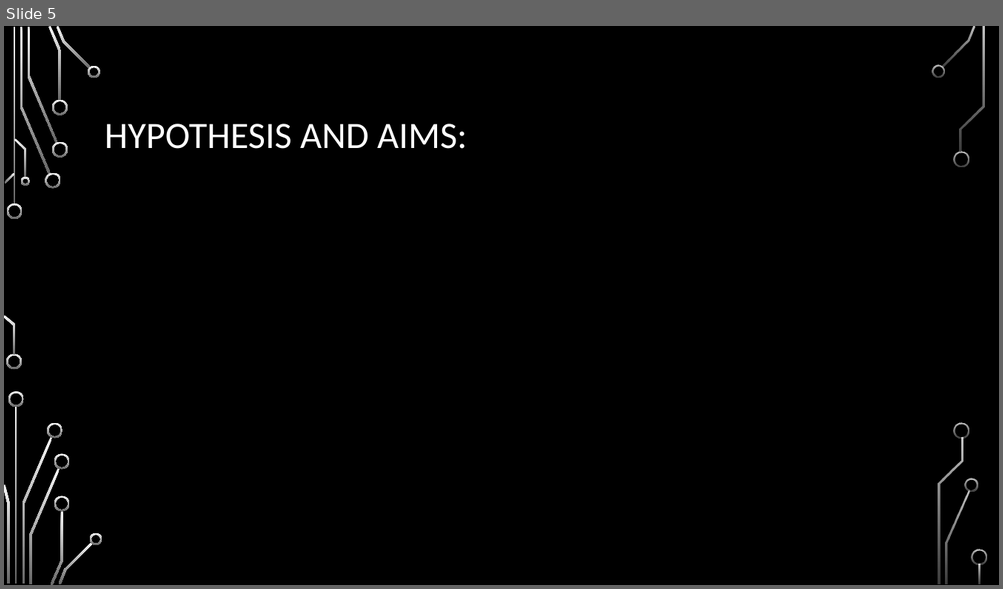
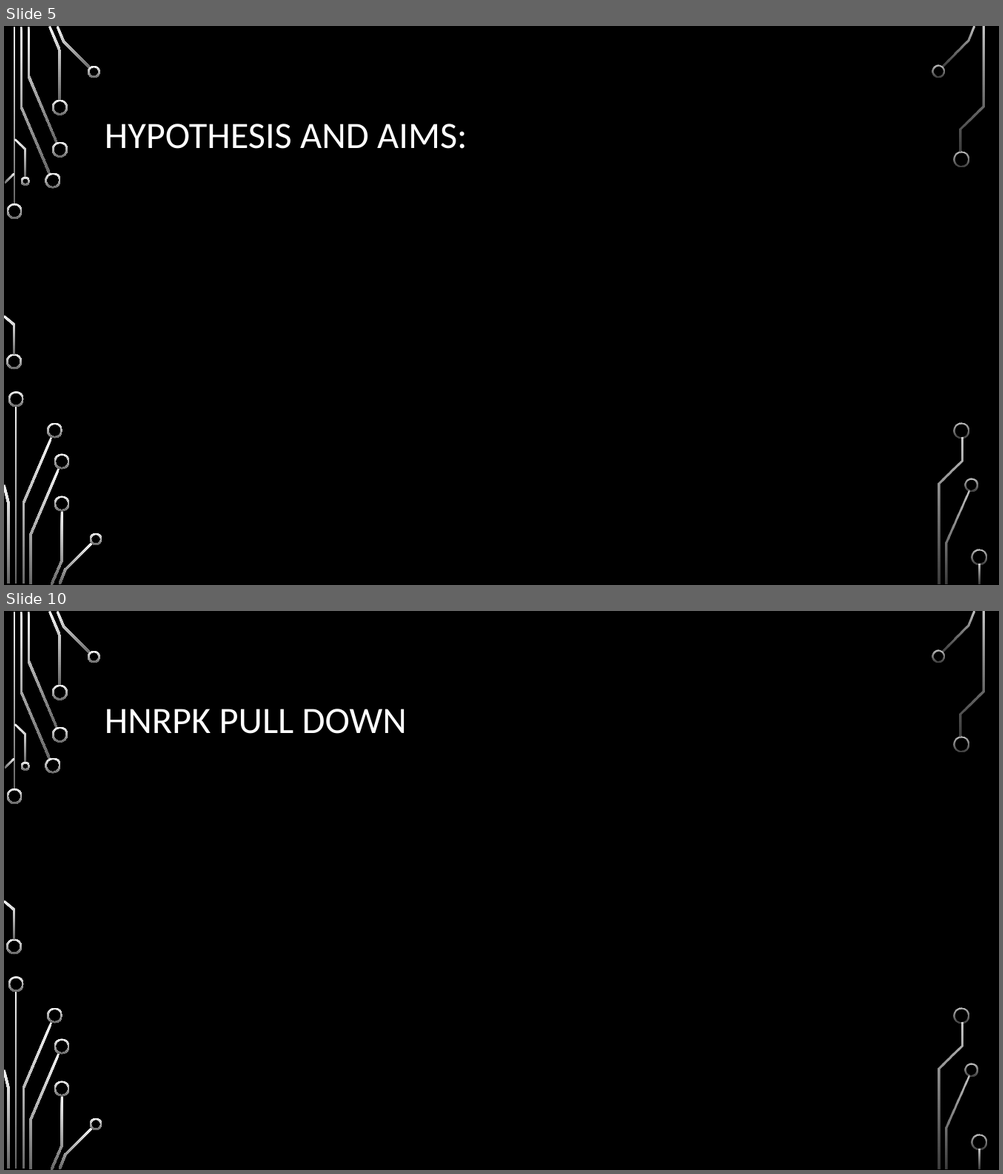
Before and after one commit to HarleyRobinson/Honours2, a slide deck: BackgroundInfo/MeetingSept.pptx. Shown one above the other, each under a label of ours: slide 5 before the commit, slides 5 and 10 after it; the slides between them are not shown. The pictures are 1003x589 and 1003x1174 pixels, drawn with LibreOffice and Linux fonts; fonts in the diff are those of the drawing; background and template pictures are left out. Boxes give left, top, right and bottom in pixels: in the first picture for what was removed or moved away, otherwise in the second. Text is boxed around its words. In the diff, an @@ line names an element or a change of style, - is before the commit and + after.

```diff
--- a/BackgroundInfo/MeetingSept.pptx
+++ b/BackgroundInfo/MeetingSept.pptx
@@ slide 10 added at bbox=[4, 611, 999, 1170], background picture (left out); not listed: 36 template elements that a slide beside it also shows @@
@@ title added at bbox=[105, 709, 407, 734], 36 pt, text #FFFFFF @@
+HNRPK PULL DOWN
```
Also in this commit, not shown: 4 slides changed, 2 other slides added, 2 slides removed, 3 other files.
